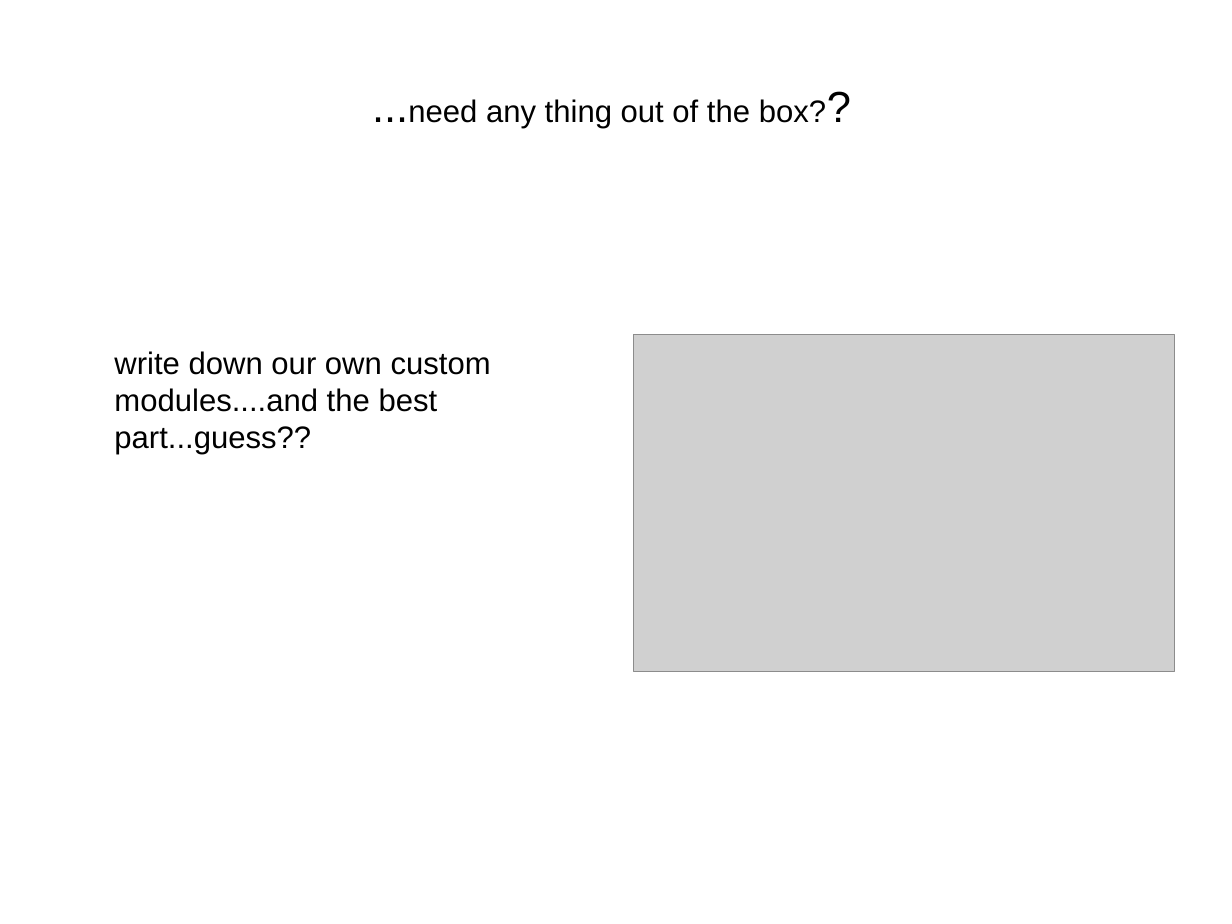
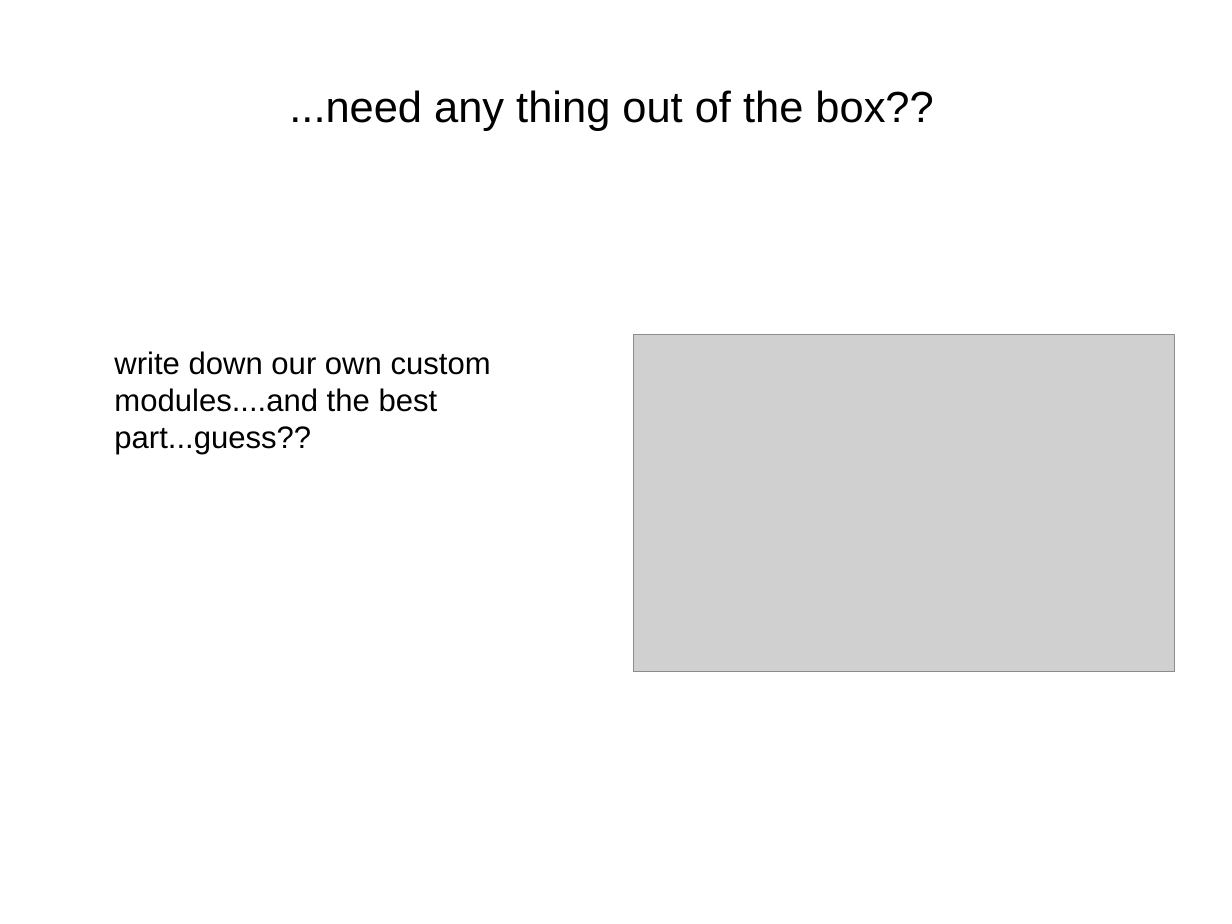
Before and after one commit to hellodk/ansible-meetup-bangalore, a slide deck: slide 6 of Contributing _to_Ansible.odp. Drawn at 1232x924 pixels with LibreOffice and Linux fonts; fonts in the diff are those of the drawing; grey boxes stand for pictures. Boxes give left, top, right and bottom in pixels: in the first picture for what was removed or moved away, otherwise in the second. Text is boxed around its words. In the diff, an @@ line names an element or a change of style, - is before the commit and + after.

```diff
--- a/Contributing _to_Ansible.odp
+++ b/Contributing _to_Ansible.odp
@@ title "...need any thing out of ..." at (289, 90, 933, 131): size 20 to 28 pt in "...need any thing out of the box??" @@
```
Also in this commit, not shown: 4 other slides changed, 1 slide added, 1 other file.
